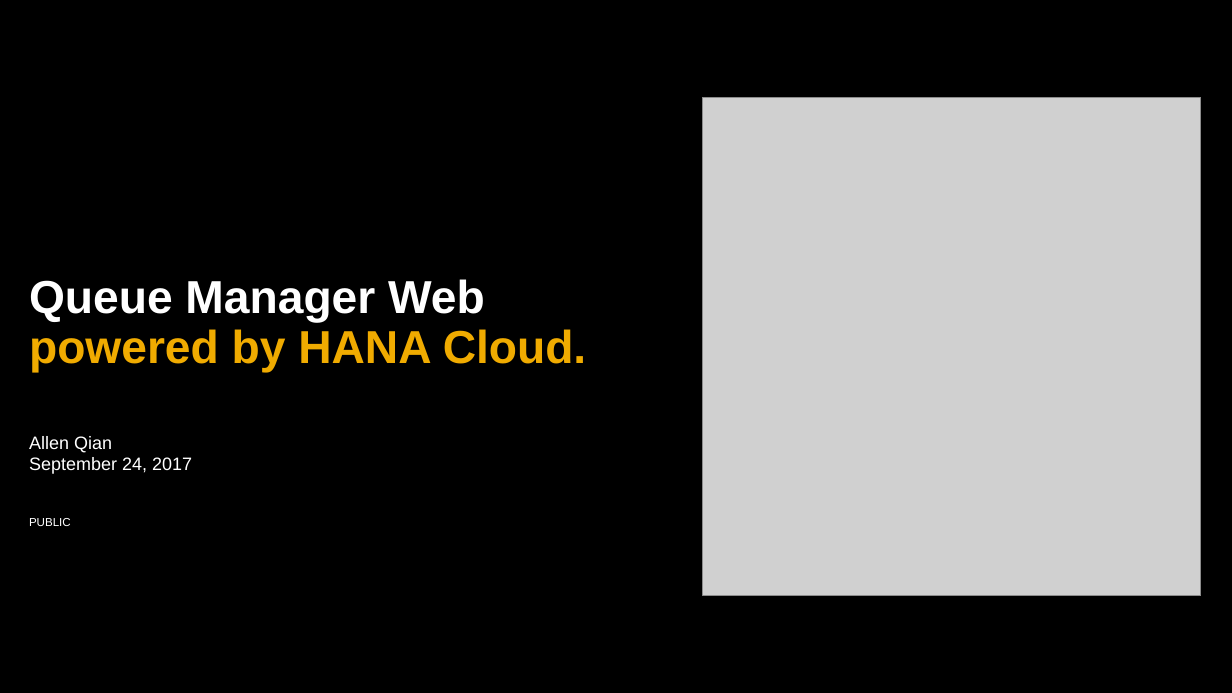
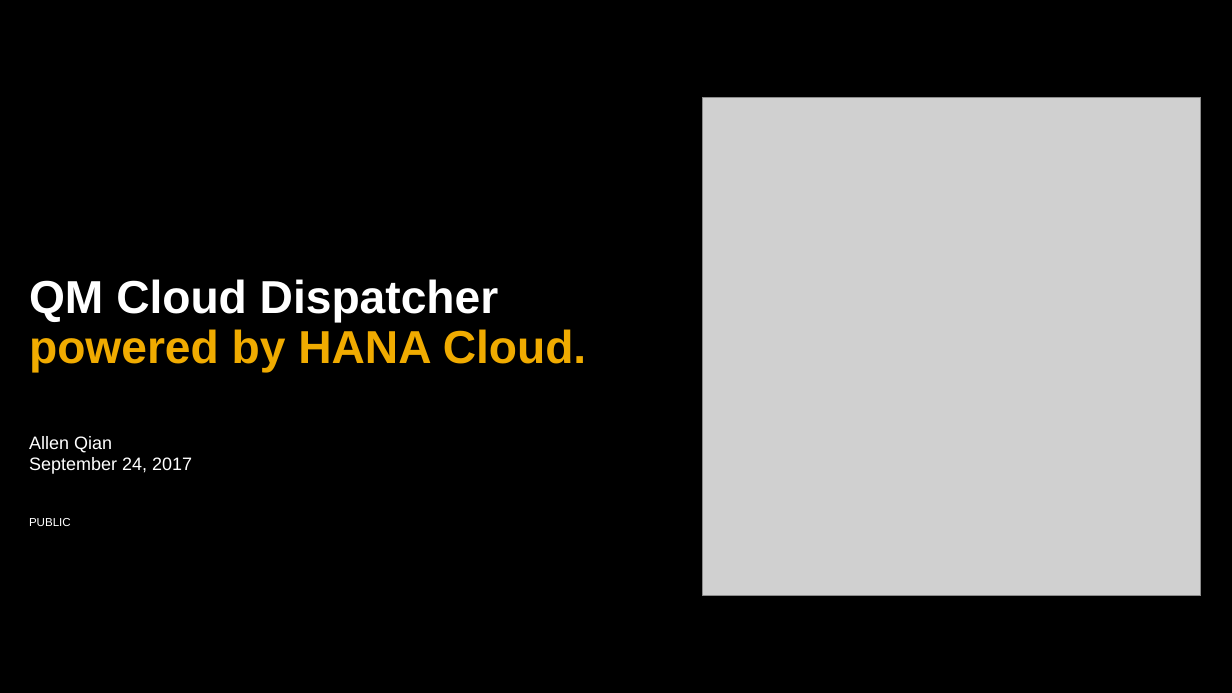
Before and after one commit to Ahaan17Saroch/Queue-Manager-Cloud-Dispatcher, a slide deck: slide 1 of SAP_2017_16x9_black_and_white.pptx. Drawn at 1232x693 pixels with LibreOffice and Linux fonts; fonts in the diff are those of the drawing; grey boxes stand for pictures; background and template pictures are left out. Boxes give left, top, right and bottom in pixels: in the first picture for what was removed or moved away, otherwise in the second. Text is boxed around its words. In the diff, an @@ line names an element or a change of style, - is before the commit and + after.

```diff
--- a/SAP_2017_16x9_black_and_white.pptx
+++ b/SAP_2017_16x9_black_and_white.pptx
@@ text at [29, 279, 586, 372]: text changed @@
-Queue Manager Web
-powered by HANA Cloud.
+QM Cloud Dispatcher
+powered by HANA Cloud.
```
Also in this commit, not shown: 1 other slide changed.
